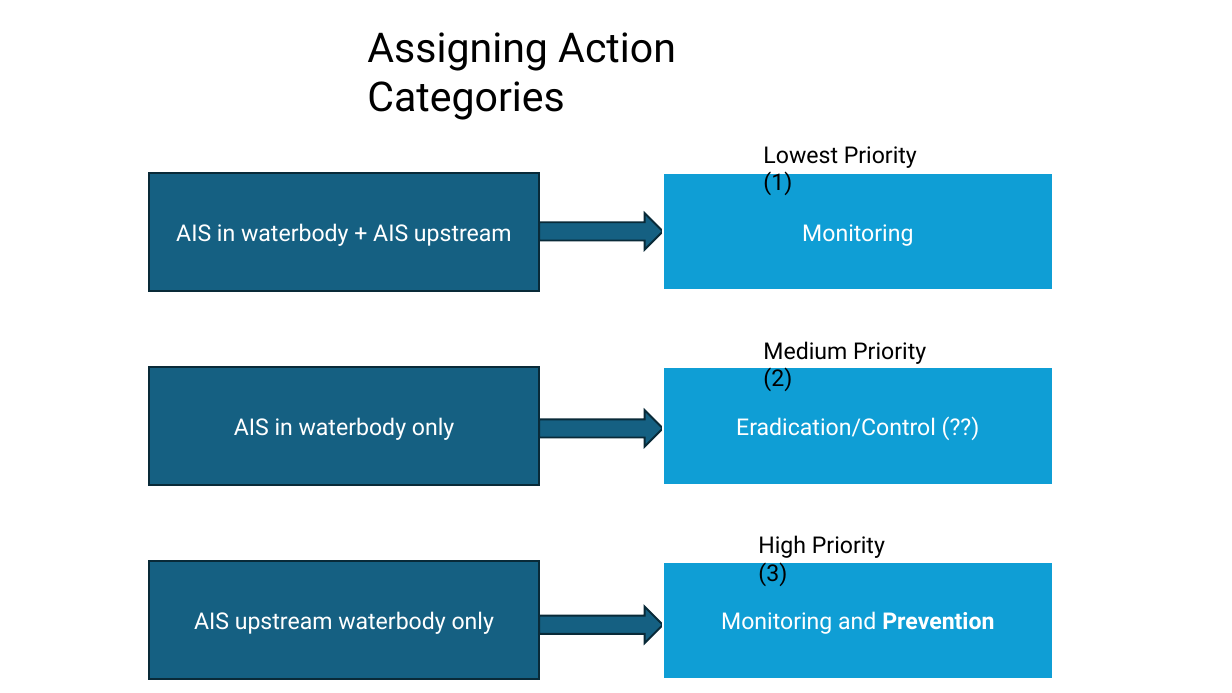
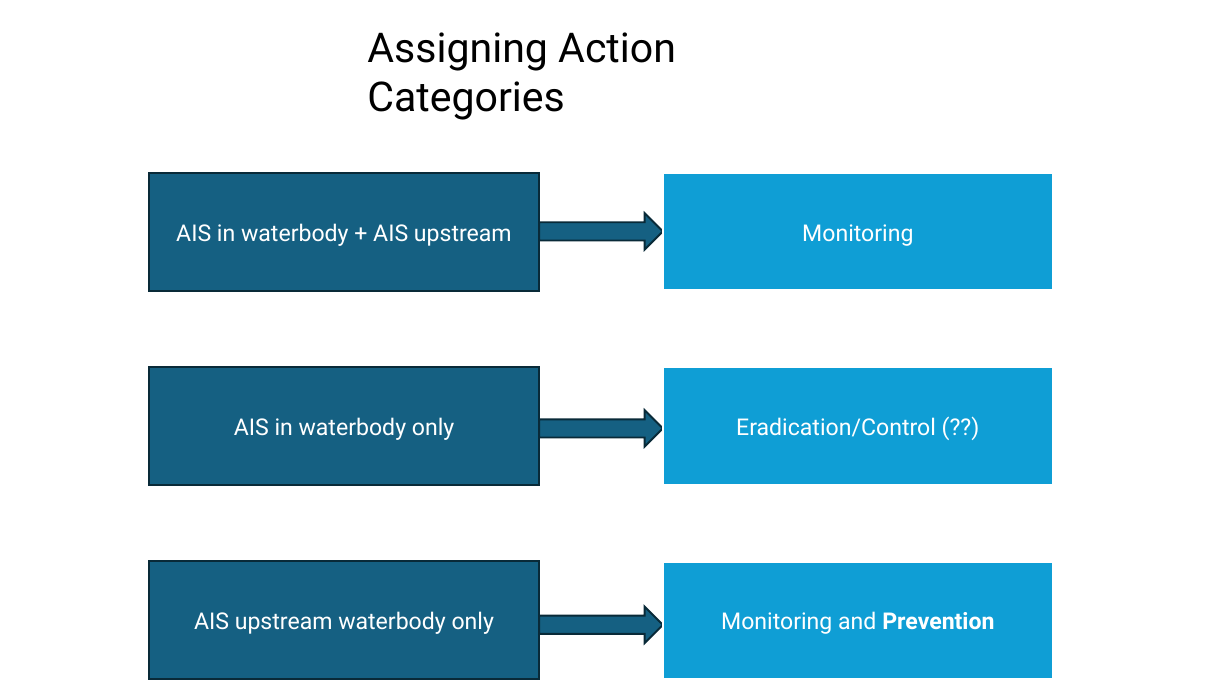
Before and after one commit to johnpphelan/SAR_prioritization_model, a slide deck: slide 2 of notes/SARA Prioritization Model_2025_03_20.pptx. Drawn at 1232x693 pixels with LibreOffice and Linux fonts; fonts in the diff are those of the drawing. Boxes give left, top, right and bottom in pixels: in the first picture for what was removed or moved away, otherwise in the second. Text is boxed around its words. In the diff, an @@ line names an element or a change of style, - is before the commit and + after.

```diff
--- a/notes/SARA Prioritization Model_2025_03_20.pptx
+++ b/notes/SARA Prioritization Model_2025_03_20.pptx
@@ text removed at <box>763,146,917,195</box> @@
-Lowest Priority (1)
@@ text removed at <box>763,341,926,391</box> @@
-Medium Priority (2)
@@ text removed at <box>758,535,885,586</box> @@
-High Priority (3)
```
Also in this commit, not shown: 1 slide added, 7 other files.
